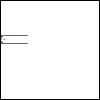
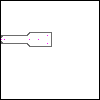
The second (100, 100) image is a revision of the first. Changes to its layers:
painted on "Background" over [27, 32, 52, 47]
